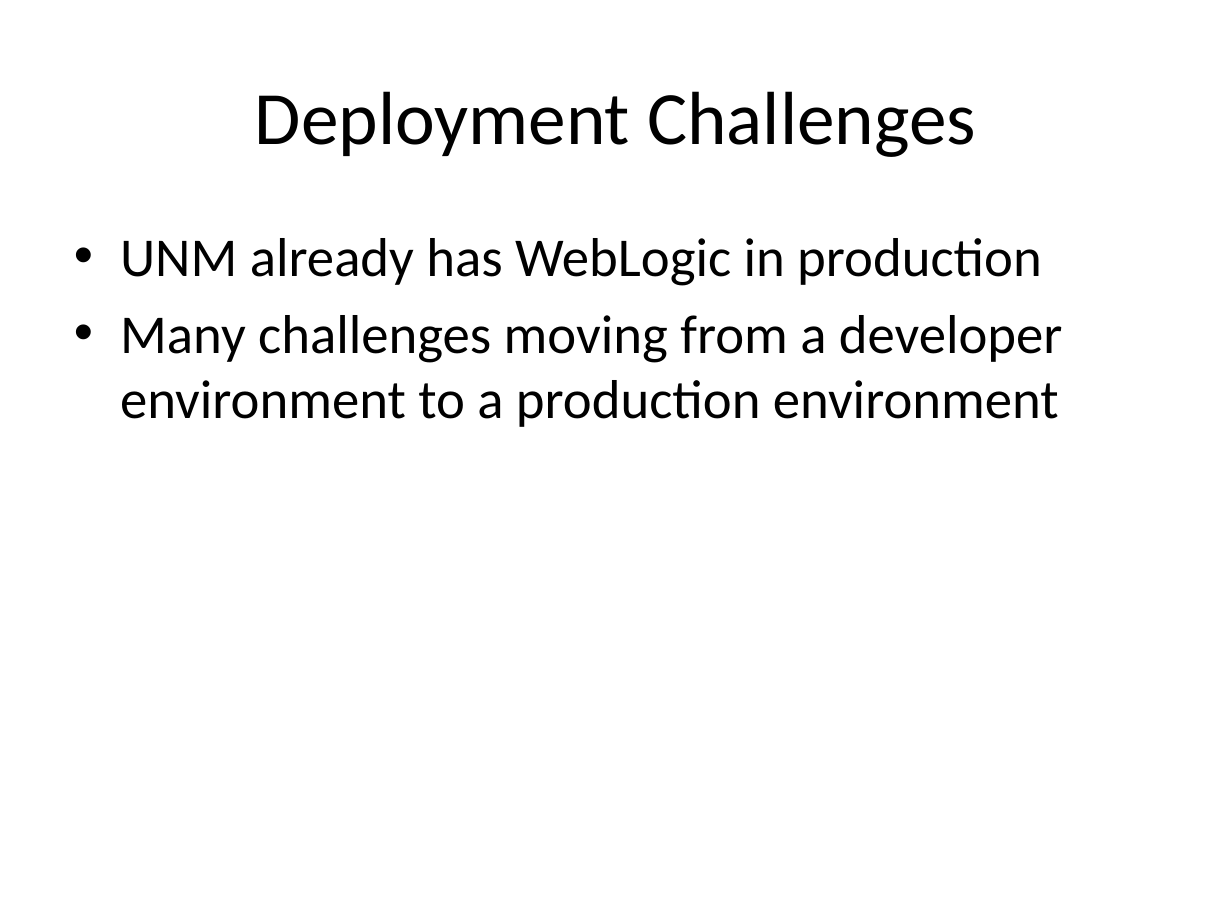
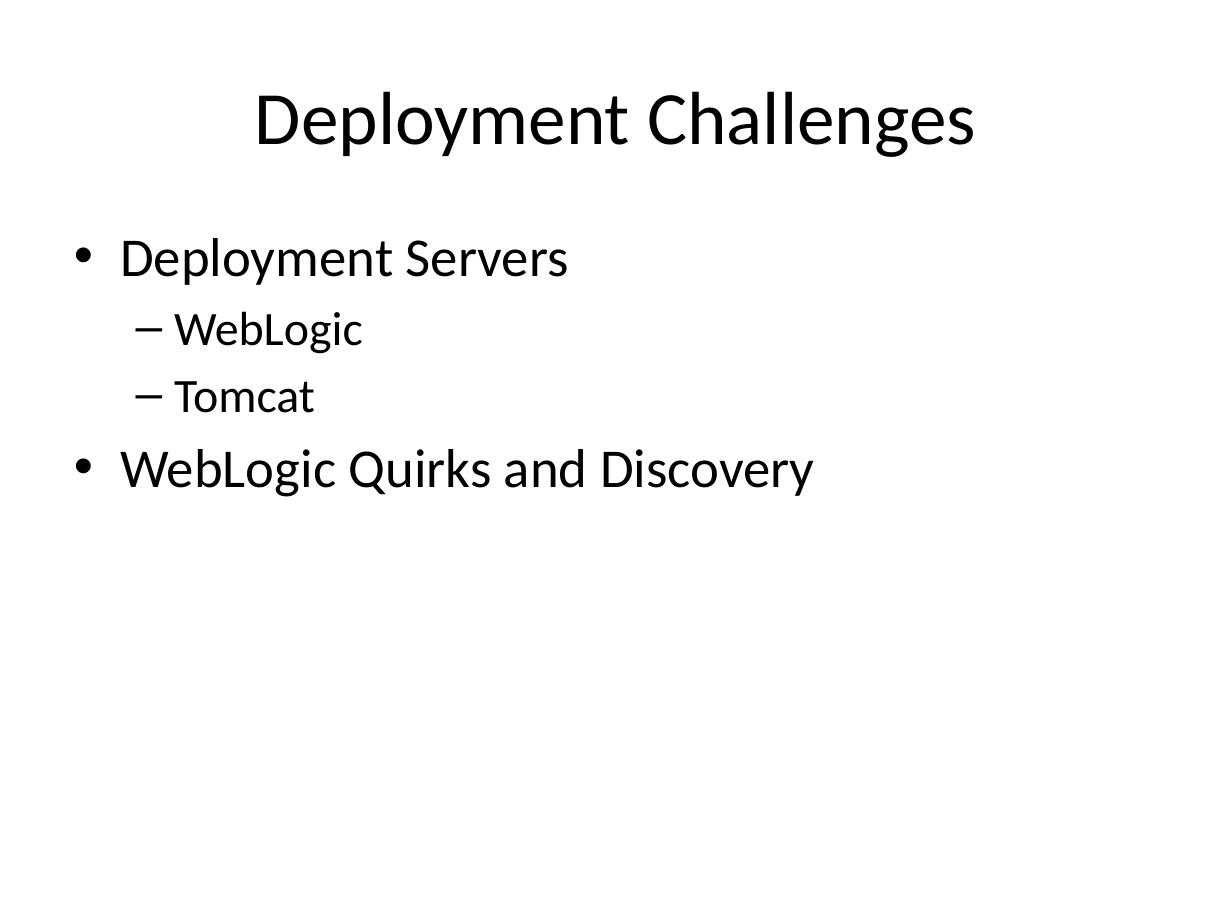
Before and after one commit to unm-sis/SpridenSearch, a slide deck: slide 17 of docs/GGpresentation.pptx (slide 6 before the commit). Drawn at 1232x924 pixels with LibreOffice and Linux fonts; fonts in the diff are those of the drawing; background and template pictures are left out. Boxes give left, top, right and bottom in pixels: in the first picture for what was removed or moved away, otherwise in the second. Text is boxed around its words. In the diff, an @@ line names an element or a change of style, - is before the commit and + after.

```diff
--- a/docs/GGpresentation.pptx
+++ b/docs/GGpresentation.pptx
@@ text at box(120, 238, 815, 497): text changed @@
-• UNM already has WebLogic in production
-• Many challenges moving from a developer environment to a production environment
+• Deployment Servers
+  – WebLogic
+  – Tomcat
+• WebLogic Quirks and Discovery
```
Also in this commit, not shown: 7 other slides changed, 12 slides added.
